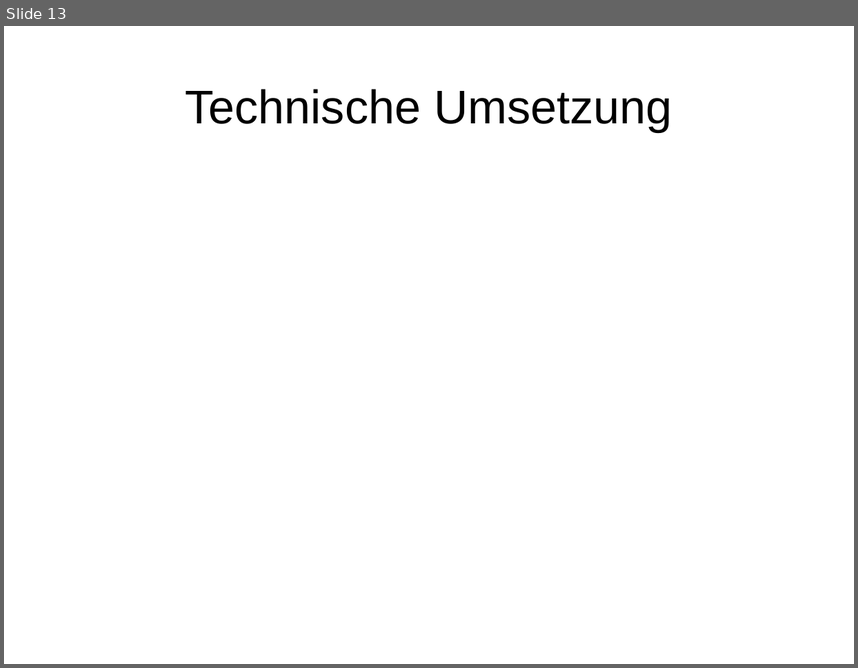
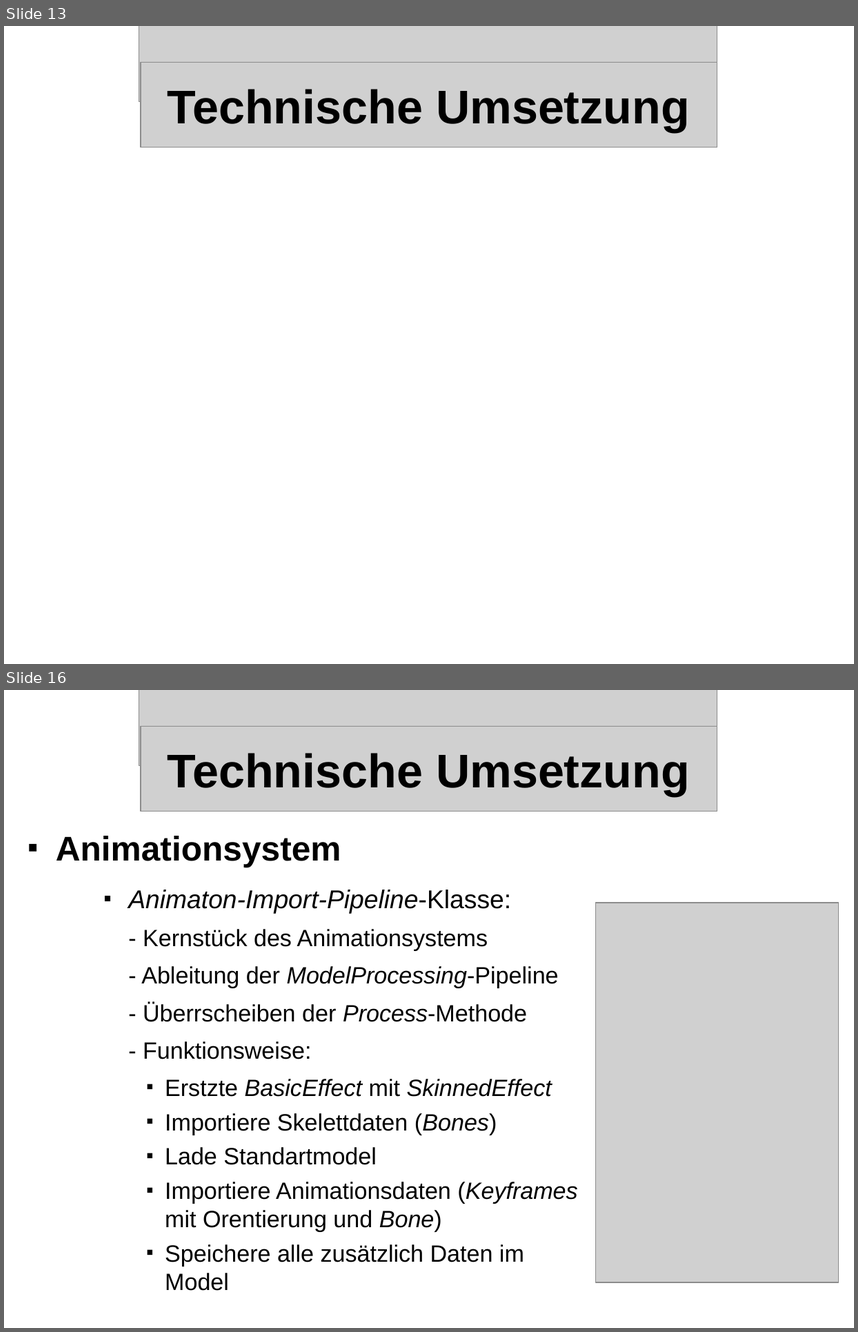
Before and after one commit to streber91/3D-Game-Project, a slide deck: Documents/Präsentationen/Underlord Abschlusspräsentation.odp. Shown one above the other, each under a label of ours: slide 13 before the commit, slides 13 and 16 after it; the slides between them are not shown. The pictures are 858x668 and 858x1332 pixels, drawn with LibreOffice and Linux fonts; fonts in the diff are those of the drawing; grey boxes stand for pictures; background and template pictures are left out. Boxes give left, top, right and bottom in pixels: in the first picture for what was removed or moved away, otherwise in the second. Text is boxed around its words. In the diff, an @@ line names an element or a change of style, - is before the commit and + after.

```diff
--- a/Documents/Präsentationen/Underlord Abschlusspräsentation.odp
+++ b/Documents/Präsentationen/Underlord Abschlusspräsentation.odp
@@ slide 16 added at bbox=[4, 690, 854, 1328], background picture (left out) @@
@@ picture added at bbox=[139, 690, 717, 766] @@
@@ picture added at bbox=[141, 727, 717, 812] @@
@@ title added at bbox=[168, 753, 690, 796], 44 pt, text #000000, bold @@
+Technische Umsetzung
@@ text added at bbox=[56, 836, 577, 1290], 22 pt, text #000000 @@
+■ Animationsystem
+    ■ Animaton-Import-Pipeline-Klasse:
+    - Kernstück des Animationsystems
+    - Ableitung der ModelProcessing-Pipeline
+    - Überrscheiben der Process-Methode
+    - Funktionsweise:
+      ■ Erstzte BasicEffect mit SkinnedEffect
+      ■ Importiere Skelettdaten (Bones)
+      ■ Lade Standartmodel
+      ■ Importiere Animationsdaten (Keyframes
+        mit Orentierung und Bone)
+      ■ Speichere alle zusätzlich Daten im
+        Model
@@ picture added at bbox=[597, 903, 840, 1283] @@
@@ slide 13 changed as well @@
@@ picture added at bbox=[139, 26, 717, 102] @@
@@ title "Technische Umsetzung" at bbox=[168, 89, 690, 132]: bold on @@
@@ picture added at bbox=[141, 63, 717, 148] @@
```
Also in this commit, not shown: 12 other slides changed, 6 other slides added, 5 slides removed.
